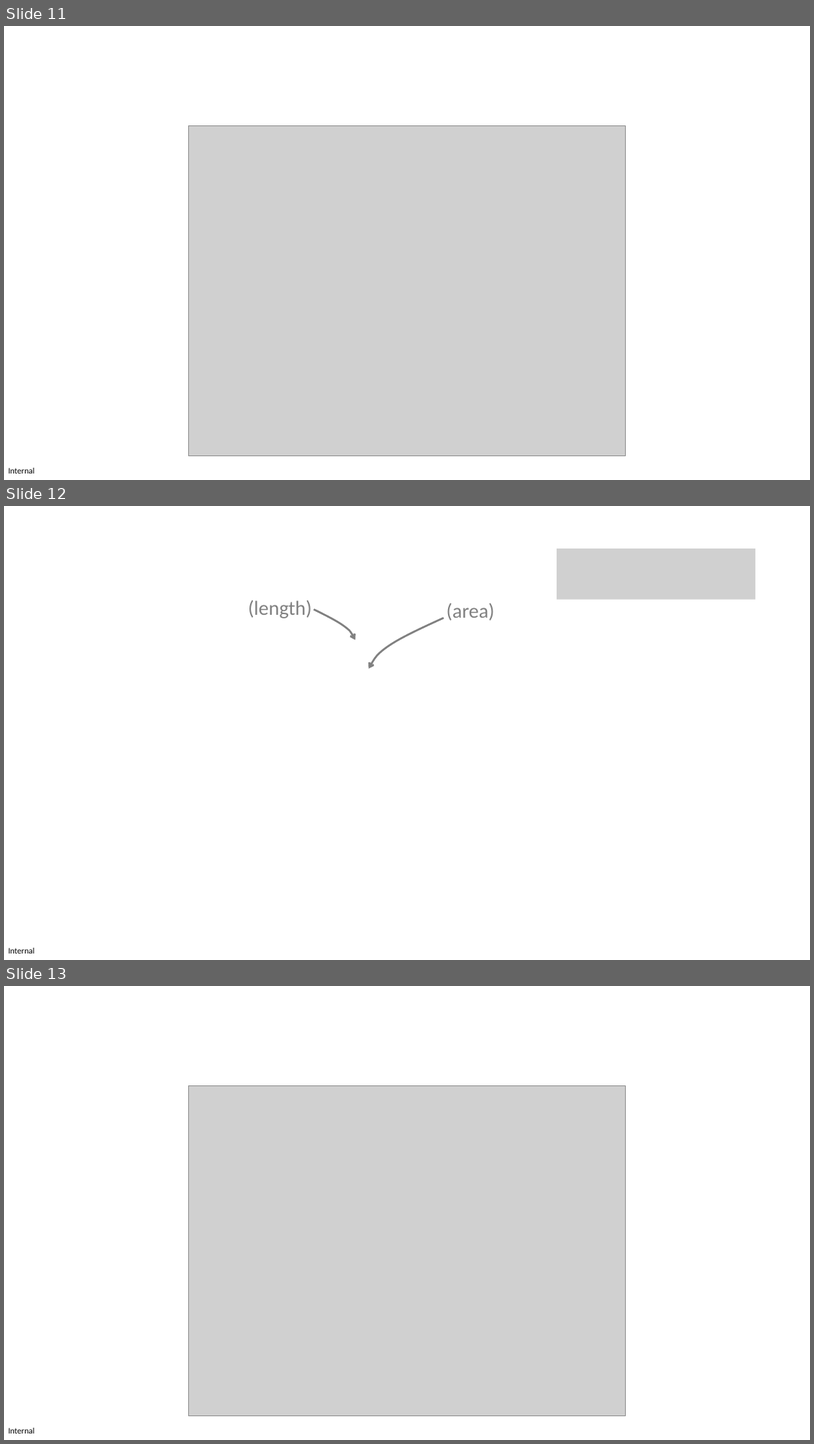
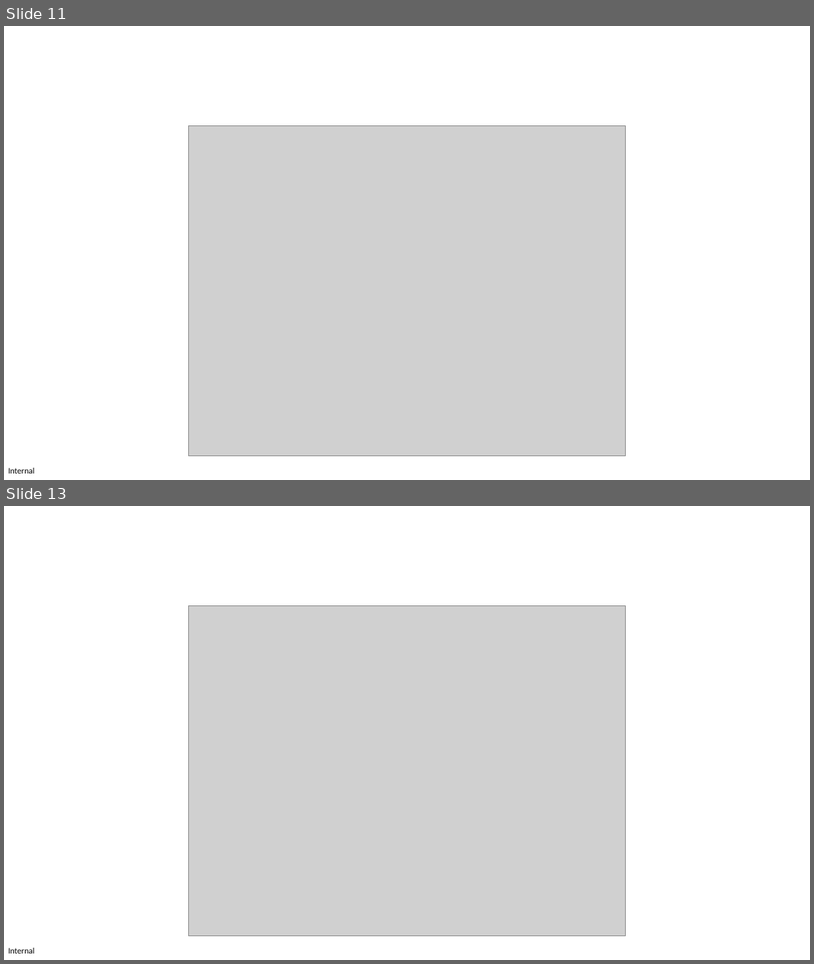
Before and after one commit to MICS-Lab/XmasPresentation2023PRFD, a slide deck: slides_x_mas_2023.pptx. Shown one above the other, each under a label of ours: slides 11, 12 and 13 before the commit, slides 11 and 13 after it; the slides between them are not shown. The pictures are 814x1444 and 814x964 pixels, drawn with LibreOffice and Linux fonts; fonts in the diff are those of the drawing; grey boxes stand for pictures. Boxes give left, top, right and bottom in pixels: in the first picture for what was removed or moved away, otherwise in the second. Text is boxed around its words. In the diff, an @@ line names an element or a change of style, - is before the commit and + after.

```diff
--- a/slides_x_mas_2023.pptx
+++ b/slides_x_mas_2023.pptx
@@ slide 12 removed at <box>4,506,810,960</box>, background #FFFFFF; not listed: 1 template element that a slide beside it also shows @@
@@ picture removed at <box>557,548,756,599</box> @@
@@ text removed at <box>248,600,312,618</box> @@
-(length)
@@ freeform shape removed at <box>314,610,355,640</box> @@
@@ text removed at <box>447,603,495,620</box> @@
-(area)
@@ freeform shape removed at <box>369,618,444,669</box> @@
```
Also in this commit, not shown: 1 slide added.
